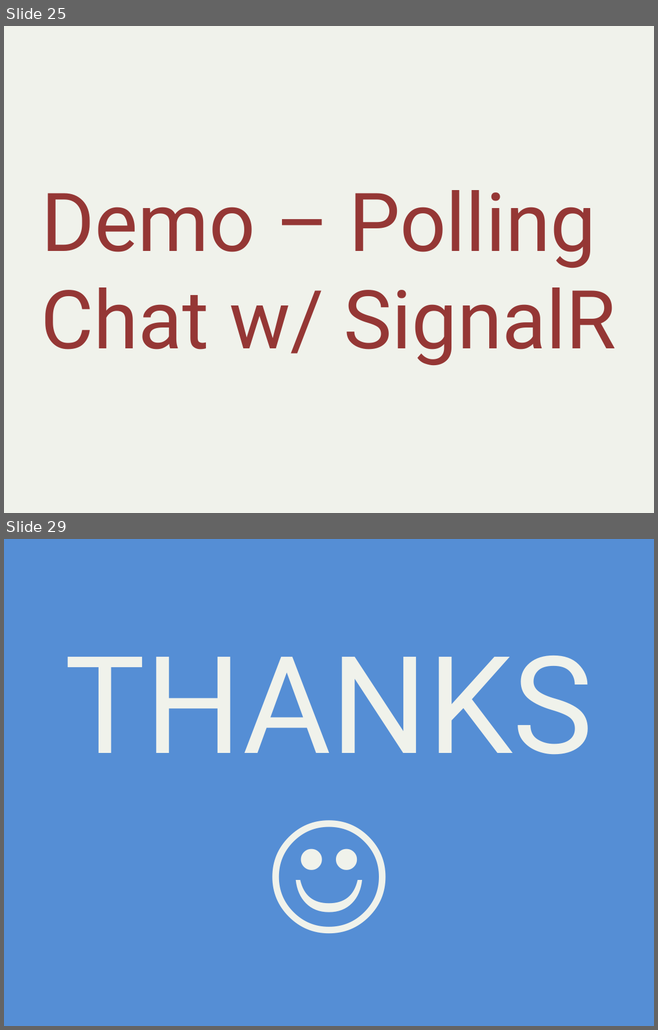
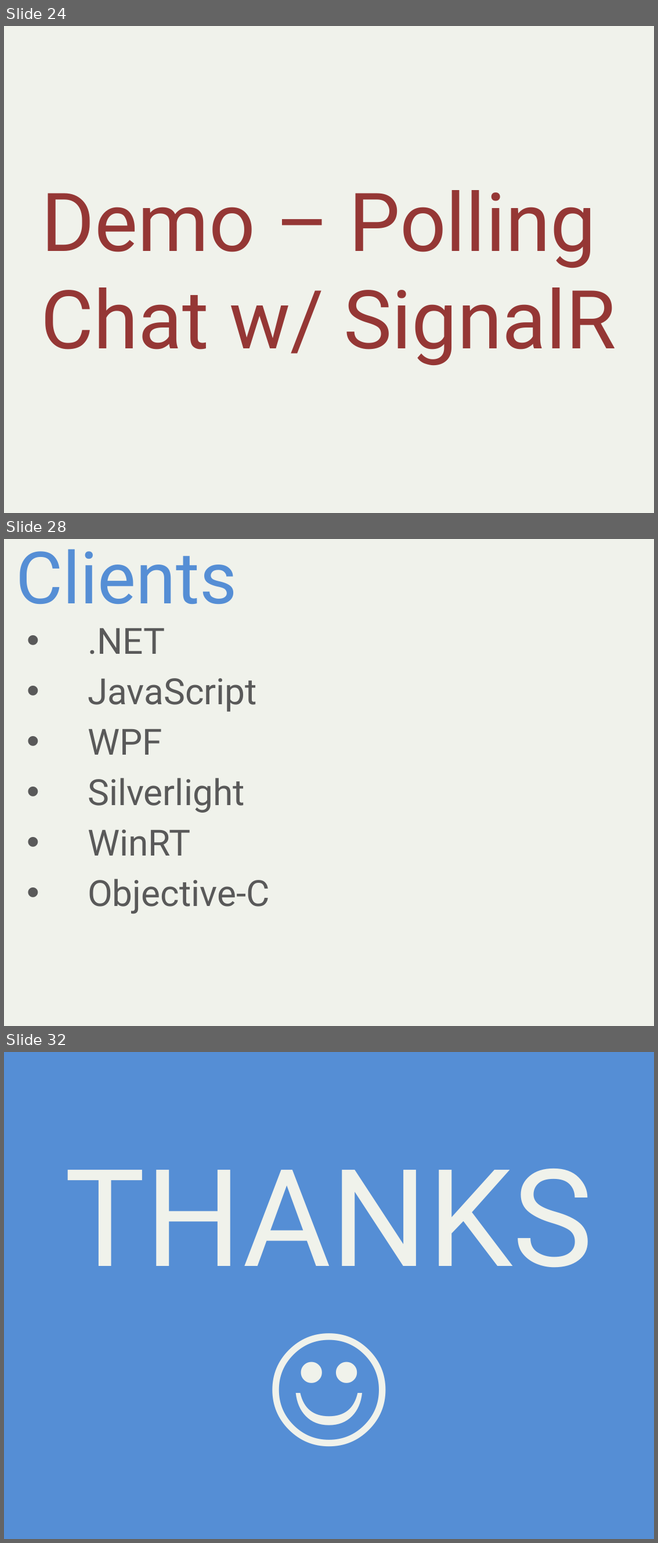
Before and after one commit to alani/Talks, a slide deck: SignalR-Intro/SignalRIntro.pptx. Shown one above the other, each under a label of ours: slides 25 and 29 before the commit, slides 24, 28 and 32 after it; the slides between them are not shown. The pictures are 658x1030 and 658x1543 pixels, drawn with LibreOffice and Linux fonts; fonts in the diff are those of the drawing. Boxes give left, top, right and bottom in pixels: in the first picture for what was removed or moved away, otherwise in the second. Text is boxed around its words. In the diff, an @@ line names an element or a change of style, - is before the commit and + after.

```diff
--- a/SignalR-Intro/SignalRIntro.pptx
+++ b/SignalR-Intro/SignalRIntro.pptx
@@ slide 28 added at (4, 539, 654, 1026), background #F0F2EB @@
@@ title added at (16, 549, 237, 604), 80 pt, text #558ED5 @@
+Clients
@@ subtitle added at (88, 628, 270, 914), 40 pt, text #595959 @@
+• .NET
+• JavaScript
+• WPF
+• Silverlight
+• WinRT
+• Objective-C
@@ what was slide 25 is now slide 24 @@
@@ what was slide 29 is now slide 32 @@
```
Also in this commit, not shown: 6 slides changed, 13 other slides added, 10 slides removed, 7 other files.
